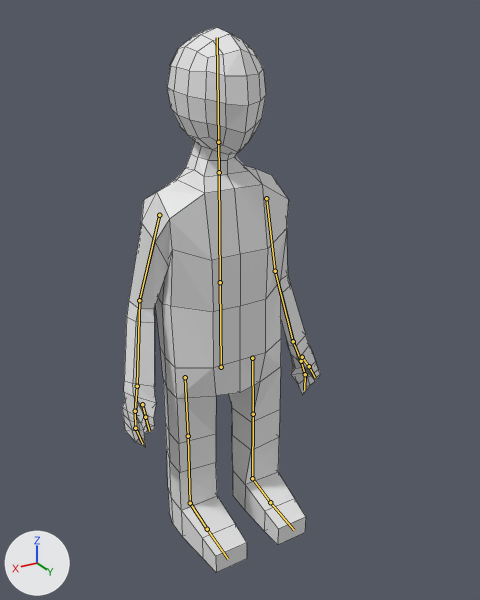
One commit to the Blender file models/heroes/omi.blend: the scene before it, then after it.
Camera for both pictures: a 50 mm lens placed at (3.04, 4.92, 5.31), pointed at (-0.06, -0.25, 2.73). Arrows for +X, +Y and +Z are at lower left; the lights stay in place. Both versions are drawn at frame 1 of the action 'jump'; the numbers are the values there. The bones that bend it are drawn over the model as lines. Mesh edges are drawn as thin lines.
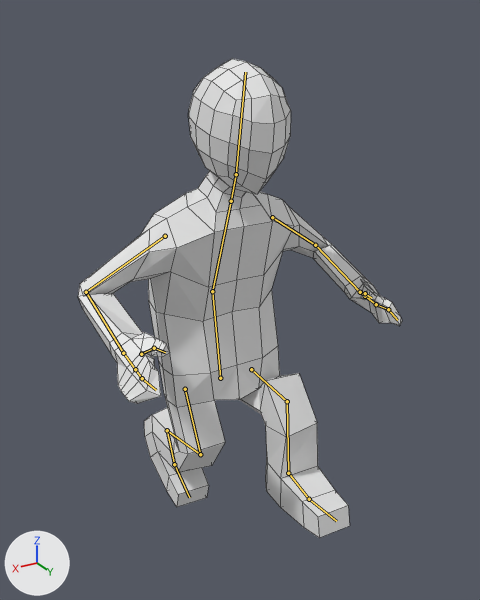
Location of each change, [x1, y1, x2, y2] in pixels of the pictures (480 x 600 px):
'Cube', posed (63% wider, 12% shorter): before [122, 27, 320, 573]; after [78, 59, 402, 538]
bone 'torso', root to tip: before (221, 367) to (220, 282); after (220, 378) to (212, 291)
bone 'chest', root to tip: before (220, 282) to (219, 172); after (212, 291) to (231, 201)
bone 'head', root to tip: before (218, 142) to (217, 37); after (236, 174) to (245, 72)
bone 'upper_arm.L', root to tip: before (266, 198) to (275, 271); after (272, 217) to (315, 245)
bone 'lower_arm.L', root to tip: before (275, 271) to (293, 341); after (315, 245) to (360, 292)
bone 'hand_2.L', root to tip: before (301, 361) to (305, 374); after (376, 304) to (388, 309)
bone 'thumb_1.L', root to tip: before (302, 357) to (309, 366); after (365, 296) to (365, 293)
bone 'thumb_2.L', root to tip: before (309, 366) to (315, 377); after (365, 293) to (371, 298)
bone 'upper_arm.R', root to tip: before (159, 215) to (139, 300); after (165, 236) to (86, 292)
bone 'lower_arm.R', root to tip: before (139, 300) to (137, 386); after (86, 292) to (123, 353)
bone 'hand_2.R', root to tip: before (135, 411) to (135, 428); after (135, 369) to (142, 378)
bone 'thumb_1.R', root to tip: before (142, 404) to (145, 417); after (141, 354) to (154, 348)
bone 'thumb_2.R', root to tip: before (145, 417) to (149, 431); after (154, 348) to (165, 352)

The change, as a list of edits to the scene's bpy script:
```text
Change bone_torso:
    where bone_torso = bpy.data.objects['Armature'].pose.bones['torso']
    bone_torso.location: (0.0, 0.0, 0.0) -> (0.0, -0.14, 0.02)
    bone_torso.rotation_quaternion: (1.0, 0.0, 0.0, 0.0) -> (0.997, 0.073, 0.0, 0.0)  # degrees (0, 0, 0) -> degrees (8, 0, 0)
Change bone_chest:
    where bone_chest = bpy.data.objects['Armature'].pose.bones['chest']  # child of 'torso'
    bone_chest.rotation_quaternion: (1.0, 0.0, 0.0, 0.0) -> (0.985, -0.175, 0.0, 0.0)  # degrees (0, 0, 0) -> degrees (-20, 0, 0)
Change bone_head:
    where bone_head = bpy.data.objects['Armature'].pose.bones['head']  # child of 'neck'
    bone_head.rotation_quaternion: (1.0, 0.0, 0.0, 0.0) -> (0.996, 0.089, 0.0, 0.0)  # degrees (0, 0, 0) -> degrees (10, 0, 0)
Change bone_upper_arm_l:
    where bone_upper_arm_l = bpy.data.objects['Armature'].pose.bones['upper_arm.L']  # child of 'chest'
    bone_upper_arm_l.rotation_quaternion: (0.978, -0.167, 0.027, -0.121) -> (0.981, 0.094, -0.1, 0.134)  # degrees (-19, 1, -14) -> degrees (9, -13, 15)
Change bone_lower_arm_l:
    where bone_lower_arm_l = bpy.data.objects['Armature'].pose.bones['lower_arm.L']  # child of 'upper_arm.L'
    bone_lower_arm_l.rotation_quaternion: (0.984, 0.12, -0.048, -0.119) -> (0.679, 0.47, -0.043, -0.563)  # degrees (14, -4, -14) -> degrees (51, 28, -66)
Change bone_hand_2_l:
    where bone_hand_2_l = bpy.data.objects['Armature'].pose.bones['hand_2.L']  # child of 'hand_1.L'
    bone_hand_2_l.rotation_quaternion: (1.0, 0.0, 0.0, 0.0) -> (0.985, 0.136, -0.027, 0.105)  # degrees (0, 0, 0) -> degrees (15, -5, 12)
Change bone_thumb_1_l:
    where bone_thumb_1_l = bpy.data.objects['Armature'].pose.bones['thumb_1.L']  # child of 'hand_1.L'
    bone_thumb_1_l.rotation_quaternion: (0.833, -0.509, 0.166, 0.14) -> (0.888, -0.369, 0.275, -0.007)  # degrees (-62, 25, 4) -> degrees (-49, 29, -14)
Change bone_thumb_2_l:
    where bone_thumb_2_l = bpy.data.objects['Armature'].pose.bones['thumb_2.L']  # child of 'thumb_1.L'
    bone_thumb_2_l.rotation_quaternion: (1.0, 0.0, 0.0, 0.0) -> (0.958, -0.275, -0.028, 0.071)  # degrees (0, 0, 0) -> degrees (-32, -1, 9)
Change bone_upper_arm_r:
    where bone_upper_arm_r = bpy.data.objects['Armature'].pose.bones['upper_arm.R']  # child of 'chest'
    bone_upper_arm_r.rotation_quaternion: (0.978, -0.167, -0.027, 0.121) -> (0.981, 0.094, 0.1, -0.134)  # degrees (-19, -1, 14) -> degrees (9, 13, -15)
Change bone_lower_arm_r:
    where bone_lower_arm_r = bpy.data.objects['Armature'].pose.bones['lower_arm.R']  # child of 'upper_arm.R'
    bone_lower_arm_r.rotation_quaternion: (0.984, 0.12, 0.048, 0.119) -> (0.679, 0.47, 0.043, 0.563)  # degrees (14, 4, 14) -> degrees (51, -28, 66)
Change bone_hand_2_r:
    where bone_hand_2_r = bpy.data.objects['Armature'].pose.bones['hand_2.R']  # child of 'hand_1.R'
    bone_hand_2_r.rotation_quaternion: (1.0, 0.0, 0.0, 0.0) -> (0.985, 0.136, 0.027, -0.105)  # degrees (0, 0, 0) -> degrees (15, 5, -12)
Change bone_thumb_1_r:
    where bone_thumb_1_r = bpy.data.objects['Armature'].pose.bones['thumb_1.R']  # child of 'hand_1.R'
    bone_thumb_1_r.rotation_quaternion: (0.833, -0.509, -0.166, -0.14) -> (0.888, -0.369, -0.275, 0.007)  # degrees (-62, -25, -4) -> degrees (-49, -29, 14)
Change bone_thumb_2_r:
    where bone_thumb_2_r = bpy.data.objects['Armature'].pose.bones['thumb_2.R']  # child of 'thumb_1.R'
    bone_thumb_2_r.rotation_quaternion: (1.0, 0.0, 0.0, 0.0) -> (0.958, -0.275, 0.028, -0.071)  # degrees (0, 0, 0) -> degrees (-32, 1, -9)
Change bone_leg_control_l:
    where bone_leg_control_l = bpy.data.objects['Armature'].pose.bones['leg_control.L']
    bone_leg_control_l.location: (0.0, 0.0, 0.0) -> (-0.02, 0.7, 0.53)
    bone_leg_control_l.rotation_quaternion: (1.0, 0.0, 0.0, 0.0) -> (1.0, 0.009, -0.019, -0.015)  # degrees (0, 0, 0) -> degrees (1, -2, -2)
Change bone_toes_control_l:
    where bone_toes_control_l = bpy.data.objects['Armature'].pose.bones['toes_control.L']  # child of 'leg_control.L'
    bone_toes_control_l.rotation_quaternion: (1.0, 0.0, 0.0, 0.0) -> (0.994, 0.107, 0.003, -0.004)  # degrees (0, 0, 0) -> degrees (12, 0, 0)
Change bone_leg_control_r:
    where bone_leg_control_r = bpy.data.objects['Armature'].pose.bones['leg_control.R']
    bone_leg_control_r.location: (0.0, 0.0, 0.0) -> (-0.04, -0.69, 0.85)
    bone_leg_control_r.rotation_quaternion: (1.0, 0.0, 0.0, 0.0) -> (0.909, -0.416, 0.005, -0.025)  # degrees (0, 0, 0) -> degrees (-49, -1, -3)
Change bone_toes_control_r:
    where bone_toes_control_r = bpy.data.objects['Armature'].pose.bones['toes_control.R']  # child of 'leg_control.R'
    bone_toes_control_r.rotation_quaternion: (1.0, 0.0, 0.0, 0.0) -> (0.954, 0.298, -0.001, -0.011)  # degrees (0, 0, 0) -> degrees (35, 0, -1)
```
